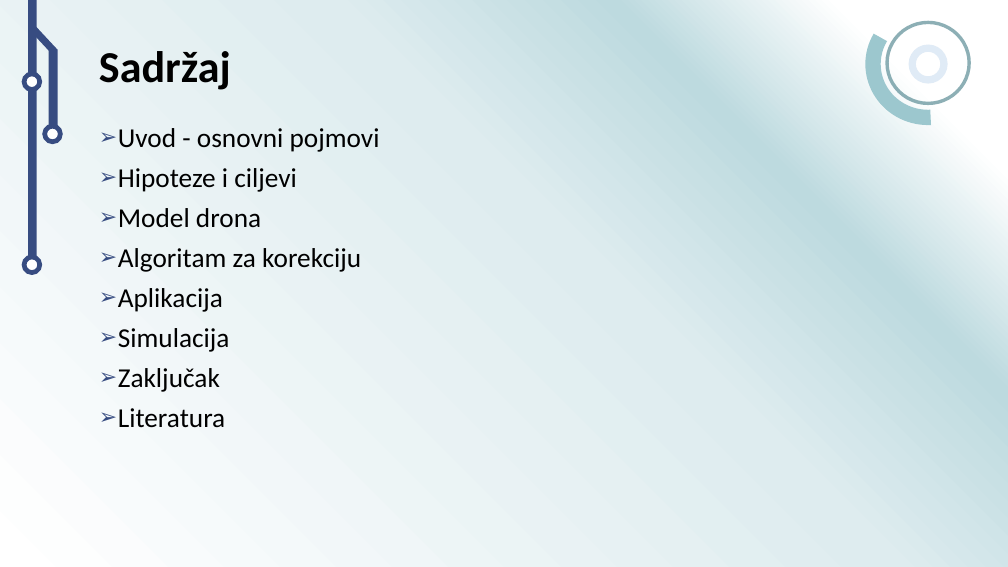
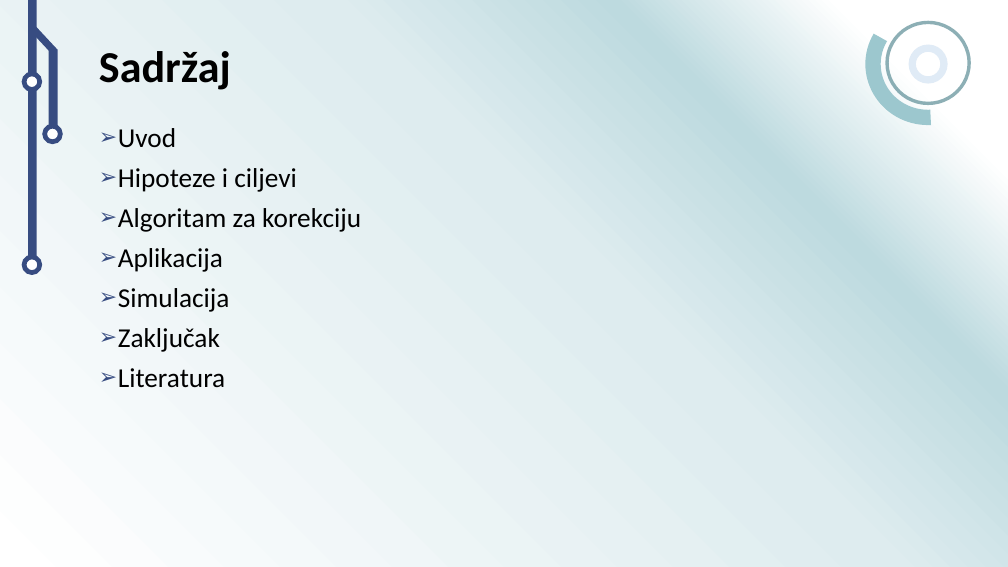
Before and after one commit to Acerinth/MaliDronovi, a slide deck: slide 2 of Prezentacija/Simulacija pozicioniranja autonomnih letjelica u prostoru.pptx. Drawn at 1008x567 pixels with LibreOffice and Linux fonts; fonts in the diff are those of the drawing; background and template pictures are left out. Boxes give left, top, right and bottom in pixels: in the first picture for what was removed or moved away, otherwise in the second. Text is boxed around its words. In the diff, an @@ line names an element or a change of style, - is before the commit and + after.

```diff
--- a/Prezentacija/Simulacija pozicioniranja autonomnih letjelica u prostoru.pptx
+++ b/Prezentacija/Simulacija pozicioniranja autonomnih letjelica u prostoru.pptx
@@ text at <box>118,128,176,148</box>: text changed @@
-➢ Uvod - osnovni pojmovi
+➢ Uvod
@@ text at <box>118,208,261,228</box>: paragraph removed @@
-➢ Model drona
```
Also in this commit, not shown: 4 other slides changed, 3 slides added, 4 slides removed.
